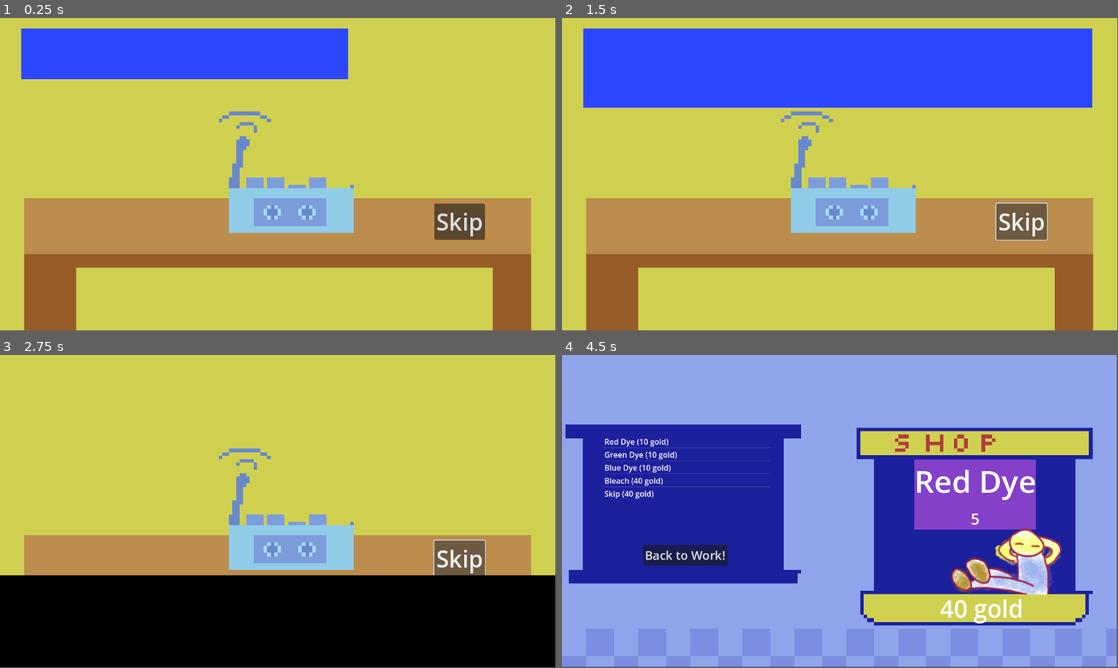
Above: before the commit, frames 1-4 (two rows, left to right).
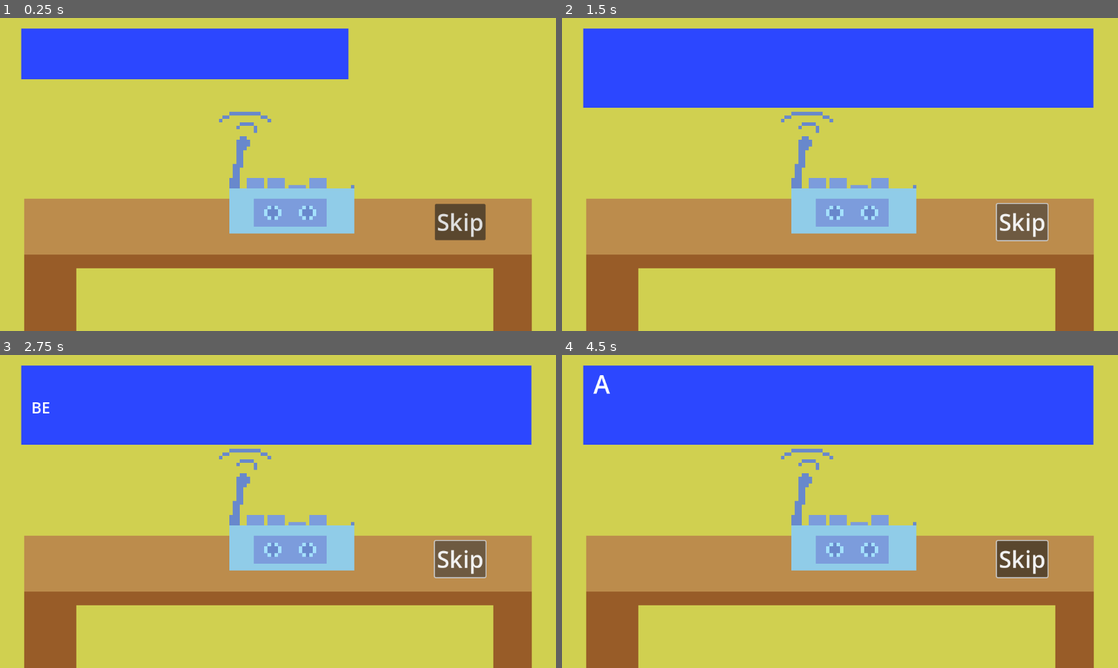
Above: after the commit, the same moments.

Repository: etherware-novice/poisongamejam
Game: Godot game, scene res://scenes/intro_cutscene.tscn
The game is run twice, just before and just after one commit, with the same random seed, the same clock (stepped at 60 frames per second) and the same inputs. This scene is started directly instead of the project's main scene. The engine's default icon, where the game draws it, is replaced by a stand-in: a white triangle on a blue panel in a dark square.
Inputs (mouse positions are in pixels of both pictures, inside the frame that each line leads up to):
- Up to frame 1 (0.25 s): no input
- Up to frame 2 (1.5 s): click "Skip" at 0.5 s; click "Skip" at 1.25 s
- Up to frame 3 (2.75 s): click "Skip" at 2 s
- Up to frame 4 (4.5 s): move the mouse to (962, 495) at 2.77 s; click (962, 495) at 2.92 s; move the mouse to (728, 527) at 3.52 s; click (728, 527) at 3.67 s; move the mouse to (895, 442) at 4.27 s; click (895, 442) at 4.42 s
In our replay, the window is 799x449 before the commit and 800x450 after it. These sizes can differ from the game's own. Grey fills any space a smaller window leaves; there, only what the larger window draws over its background counts as a difference.

The runs differ from the first frame. In frame 1, 1.0% of the frame differs, in the area x 4-96%, y 3-100%; in frame 2, 1.2%; in frame 3, 54%; in frame 4, 96%, in the area x 0-100%, y 0-100%.
Error before the commit: Invalid call. Nonexistent function 'close' in base 'Nil'. (res://introCutscene.gd:40)
Error after the commit: Invalid call. Nonexistent function 'close' in base 'Nil'. (res://introCutscene.gd:59)

Commit message:
hotfix web dislikes reading files

Diff:
--- a/introCutscene.gd
+++ b/introCutscene.gd
@@ -5,14 +5,33 @@
 
 signal click
 
+
+var dialogue = [
+	[null, "BEEP"],
+	["Automated Voice", "Playing back tape.."],
+	["Boss", "Hello, and welcome to your new job at the poison hospital!"],
+	["Boss", "We are so happy that you chose us over the thousands of other jobs."],
+	["Boss", "Unfortunately, due to workplace policy, I am unable to meet in person today.."],
+	["Boss", "or ever."],
+	["Boss", "But, we have provided a tape player to recieve messages."],
+	["Boss", "We here have been authorized to use an experimental treatment method, known as Saubitacolmical Treatment."],
+	["Boss", "It involves using colored.. poisons to treat the guests."],
+	["Boss", "While yes, it does have a 98% mortality rate, we do get a lot of money for it."],
+	["Boss", "So get out there, and good luck!"],
+	["Boss", "Also, do stop at the company shop on your way there to buy new vials. We don't provide any."],
+	[null, "BEEP"],
+	["Automated Voice", "Shift starts in"],
+	["Automated Voice", "5 Minutes"],
+	[null, "BEEP"]
+]
+
+
 # Called when the node enters the scene tree for the first time.
 func _ready():
 	$AnimationPlayer.play("open")
 	await $AnimationPlayer.animation_finished
-	f = FileAccess.open("res://opening.txt", FileAccess.READ)
 
-	while not f.eof_reached():
-		var line = f.get_line().split(":", false, 1)
+	for line in dialogue:
 		print(line)
 		if line.size() < 2:
 			continue # invalid line, skip
--- a/project.godot
+++ b/project.godot
@@ -25,7 +25,7 @@
 
 [display]
 
-window/stretch/aspect="expand"
+window/stretch/mode="viewport"
 
 [rendering]
 
--- a/scenes/intro_cutscene.tscn
+++ b/scenes/intro_cutscene.tscn
@@ -2,6 +2,21 @@
 
 [ext_resource type="Script" path="res://introCutscene.gd" id="1_xdv2w"]
 [ext_resource type="Texture2D" uid="uid://bepixldanx5xf" path="res://art/introWall.png" id="2_3iqkj"]
+
+[sub_resource type="Animation" id="Animation_grqv0"]
+length = 0.001
+tracks/0/type = "value"
+tracks/0/imported = false
+tracks/0/enabled = true
+tracks/0/path = NodePath("box:size")
+tracks/0/interp = 1
+tracks/0/loop_wrap = true
+tracks/0/keys = {
+"times": PackedFloat32Array(0),
+"transitions": PackedFloat32Array(1),
+"update": 0,
+"values": [Vector2(1057, 164)]
+}
 
 [sub_resource type="Animation" id="Animation_y8l2y"]
 resource_name = "open"
@@ -16,21 +31,6 @@
 "transitions": PackedFloat32Array(0.258816, 1),
 "update": 0,
 "values": [Vector2(0, 0), Vector2(1057, 164)]
-}
-
-[sub_resource type="Animation" id="Animation_grqv0"]
-length = 0.001
-tracks/0/type = "value"
-tracks/0/imported = false
-tracks/0/enabled = true
-tracks/0/path = NodePath("box:size")
-tracks/0/interp = 1
-tracks/0/loop_wrap = true
-tracks/0/keys = {
-"times": PackedFloat32Array(0),
-"transitions": PackedFloat32Array(1),
-"update": 0,
-"values": [Vector2(1057, 164)]
 }
 
 [sub_resource type="AnimationLibrary" id="AnimationLibrary_6yxj3"]
--- a/scenes/title.tscn
+++ b/scenes/title.tscn
@@ -159,6 +159,7 @@
 script = ExtResource("1_e4cnh")
 
 [node name="backWall" type="TextureRect" parent="."]
+texture_filter = 1
 anchors_preset = 15
 anchor_right = 1.0
 anchor_bottom = 1.0
